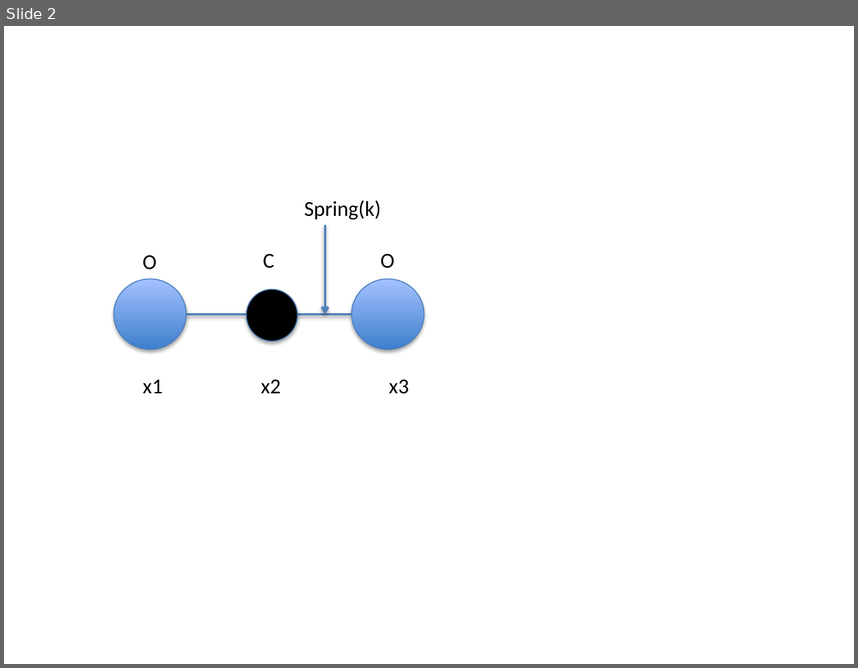
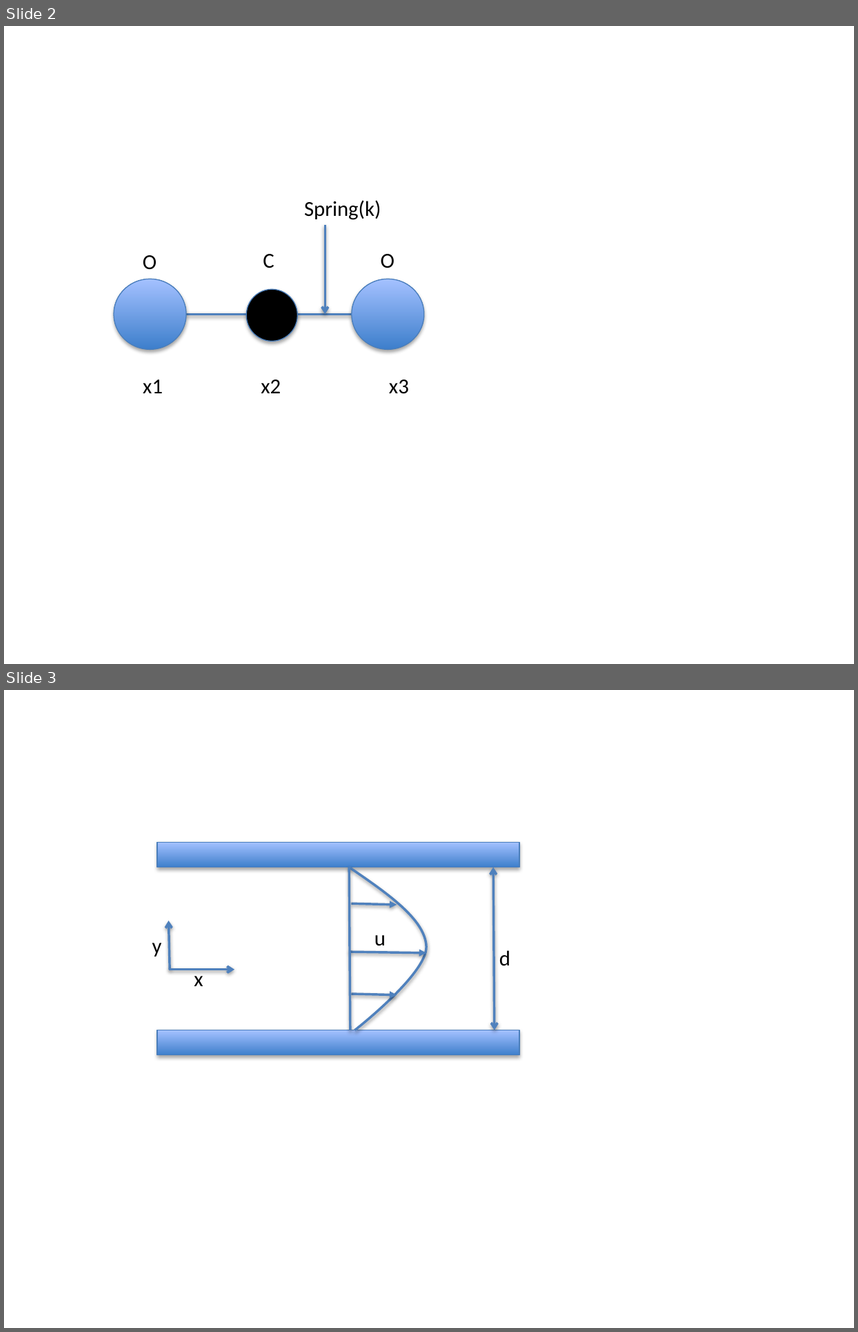
Before and after one commit to jkitchin/f18-06623, a slide deck: lectures/ppt-art.pptx. Shown one above the other, each under a label of ours: slide 2 before the commit, slides 2 and 3 after it. The pictures are 858x668 and 858x1332 pixels, drawn with LibreOffice and Linux fonts; fonts in the diff are those of the drawing. Boxes give left, top, right and bottom in pixels: in the first picture for what was removed or moved away, otherwise in the second. Text is boxed around its words. In the diff, an @@ line names an element or a change of style, - is before the commit and + after.

```diff
--- a/lectures/ppt-art.pptx
+++ b/lectures/ppt-art.pptx
@@ slide 3 added at box(4, 690, 854, 1328), background #FFFFFF @@
@@ rectangle added at box(157, 842, 519, 867), fill gradient #3F80CE to #A4C4FF, outline #4B7EBC 0.75 pt @@
@@ freeform shape added at box(349, 867, 426, 1030), outline #4F81BD 2 pt @@
@@ line added from (349, 867) to (350, 1030), #4F81BD 2 pt @@
@@ double arrow added from (494, 867) to (495, 1030), #4F81BD 2 pt @@
@@ arrow added from (352, 903) to (397, 904), #4F81BD 2 pt @@
@@ arrow added from (170, 969) to (169, 920), #4F81BD 2 pt @@
@@ text added at box(375, 935, 386, 946), 18 pt, text #000000 @@
+u
@@ text added at box(152, 943, 162, 956), 18 pt, text #000000 @@
+y
@@ arrow added from (349, 952) to (426, 953), #4F81BD 2 pt @@
@@ text added at box(499, 950, 510, 966), 18 pt, text #000000 @@
+d
@@ arrow added from (169, 969) to (234, 969), #4F81BD 2 pt @@
@@ text added at box(194, 968, 203, 986), 18 pt, text #000000 @@
+x
@@ arrow added from (352, 994) to (397, 995), #4F81BD 2 pt @@
@@ rectangle added at box(157, 1030, 519, 1055), fill gradient #3F80CE to #A4C4FF, outline #4B7EBC 0.75 pt @@
```
Also in this commit, not shown: 9 other files.
